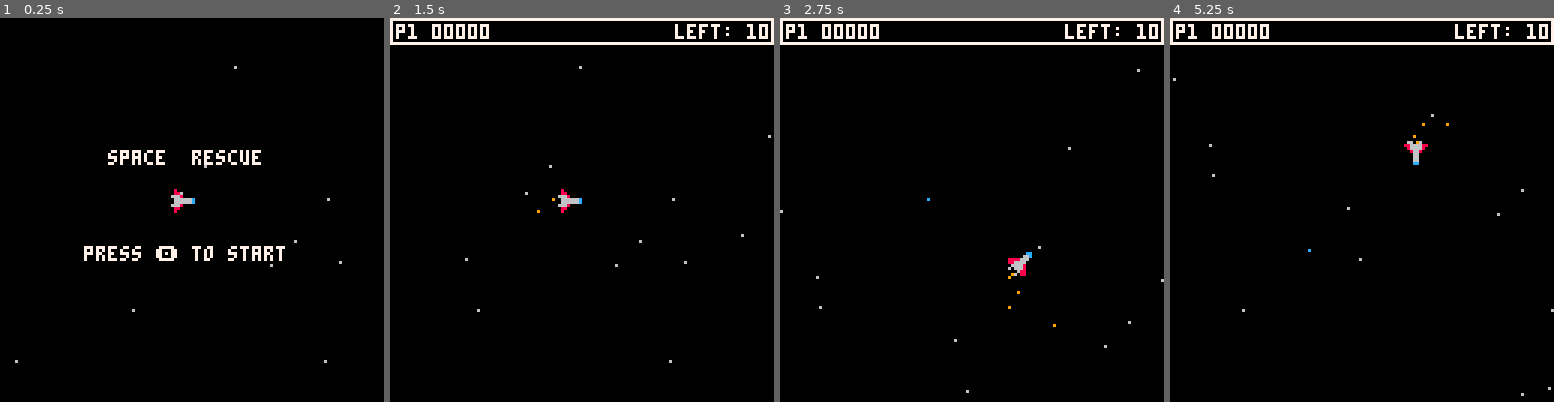
Above: before the commit, frames 1-4 (left to right).
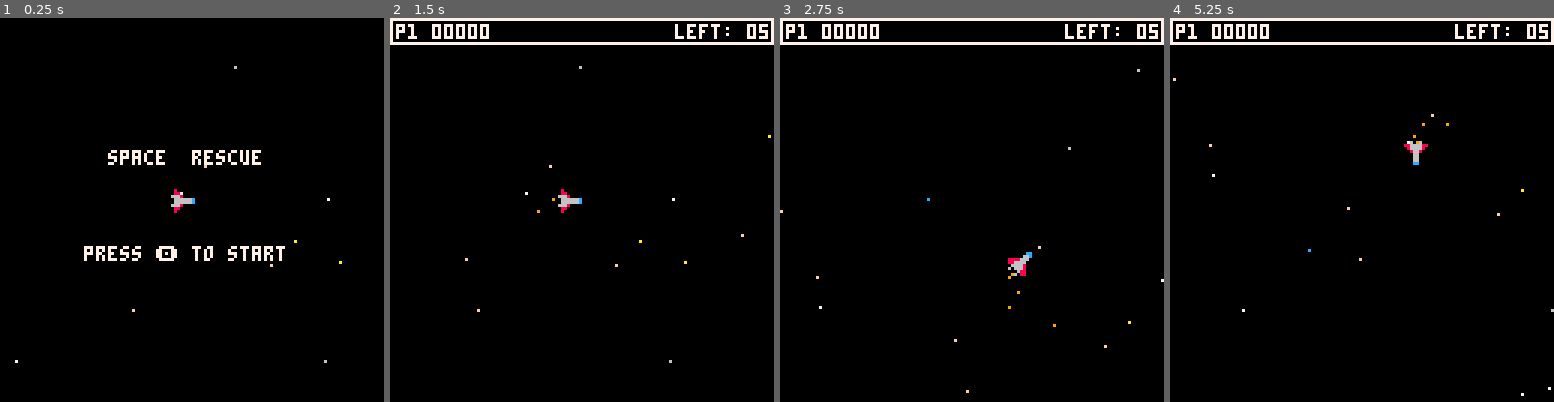
Above: after the commit, the same moments.

Repository: nsatragno/pico8-carts
Game: PICO-8 cartridge space_rescue.p8
Two runs of this game, one before a commit and one after it. Both use one fixed random seed, a clock stepped at 60 frames per second and the inputs below.
Inputs:
- Up to frame 1 (0.25 s): no input
- Up to frame 2 (1.5 s): tap O (Z key) at 0.7 s
- Up to frame 3 (2.75 s): hold Right 1.6-2.1 s; tap O (Z key) at 1.7, 2.1, 2.5 s; hold Up 2.15-2.42 s; hold Right from 2.47 s (still down)
- Up to frame 4 (5.25 s): tap O (Z key) every 0.4 s from 2.9 to 4.9 s; release Right at 3.03 s; hold Left 3.08-3.58 s; hold Down 3.63-3.97 s; hold Right 4.02-4.68 s; hold Up 4.73-5.03 s; hold Left from 5.08 s (still down)

The runs differ from the first frame. In frame 1, less than 0.1% of the frame differs, in the area x 3-90%, y 38-90%; in frame 2, 0.1%; in frame 3, 0.1%; in frame 4, 0.2%, in the area x 0-100%, y 1-99%.

Commit message:
Level system and star colour

Diff:
--- a/space_rescue.p8
+++ b/space_rescue.p8
@@ -137,7 +137,7 @@
  }
  messages = {
   "i saw an alien eat a man whole",
-  "i thought i wasn't gonna make it",
+  "i thought i wasn't making it",
   "i'm glad you came for me",
   "it's too bad they didn't live",
   "i miss my girlfriend",
@@ -171,14 +171,27 @@
  current_message_color = nil
  message_timer = 0
  for i = 1, rnd(700) + 300 do
+  local r = flr(rnd(4))
+  local color
+  if r == 0 then
+   color = 6
+  elseif r == 1 then
+   color = 7
+  elseif r == 2 then
+   color = 10
+  else
+   color = 15
+  end
   stars[i] = { x = rnd(1024),
-               y = rnd(512) }
+               y = rnd(512),
+               color = color }
  end
  score = 0
- start(1)
-end
-
-function start(difficulty)
+ level = 1
+ start()
+end
+
+function start()
  x = 500
  dx = 0
  y = 250
@@ -192,7 +205,7 @@
  shots = {}
 
  astros = {}
- for i = 1, 10 do
+ for i = 1, 2 + level * 3 do
   local c = spawn_coordinates(astros)
   astros[i] = { x = c.x,
                 y = c.y,
@@ -201,7 +214,7 @@
  end
 
  debris = {}
- for i = 1, rnd(10) + 10 do
+ for i = 1, 6 + level * 3 do
   local c = spawn_coordinates(debris)
   debris[i] = { x = c.x,
                 y = c.y,
@@ -211,7 +224,7 @@
  end
 
  octopi = {}
- for i = 1, rnd(5) + 5 do
+ for i = 1, 10 + level * 2 do
   local c = spawn_coordinates(octopi)
   octopi[i] = { x = c.x,
                 y = c.y,
@@ -221,7 +234,7 @@
  end
 
  chompers = {}
- for i = 1, rnd(5) + 5 do
+ for i = 1, (level - 1) * 2 do
   local c = spawn_coordinates(chompers)
   local a = clamp(rnd(1))
   chompers[i] = { x = c.x,
@@ -234,7 +247,7 @@
  end
 
  eyes = {}
- for i = 1, rnd(5) + 5 do
+ for i = 1, (level - 2) * 3 do
   local c = spawn_coordinates(eyes)
   local a = clamp(rnd(1))
   eyes[i] = { x = c.x,
@@ -249,6 +262,20 @@
 end
 
 function _update60()
+ -- global actions
+
+ -- play the engine sfx
+ local sf = flr(20 + (s - 0.3) * 3)
+ for i = 20, 24 do
+  local channel
+  if sf == i and state == "alive" then
+   channel = -1
+  else
+   channel = -2
+  end
+  sfx(i, channel)
+ end
+
  if message_timer > 0 then
   message_timer -= 1
   if message_timer <= 0 then
@@ -264,6 +291,7 @@
    sfx(1)
    game_over_message = game_over_messages[flr(rnd(#game_over_messages)) + 1]
   end
+  return
  end
 
  if state == "menu" then
@@ -273,12 +301,23 @@
   return
  end
 
+ if state == "next level" then
+  if btnp(🅾️) then
+   level += 1
+   start()
+   state = "alive"
+  end
+  return
+ end
+
  if state == "game over" then
   if btnp(🅾️) then
    restart()
   end
   return
  end
+
+ -- actions when game is running
 
  -- control the player
  if state == "alive" then
@@ -339,6 +378,10 @@
     current_message = messages[flr(rnd(#messages)) + 1]
     current_message_color = 12
     message_timer = 180
+    if #astros <= 0 then
+     state = "next level"
+     return
+    end
    end
   end
 
@@ -436,18 +479,6 @@
   end
  end  -- end if state == "alive"
 
- -- play the engine sfx
- local sf = flr(20 + (s - 0.3) * 3)
- for i = 20, 24 do
-  local channel
-  if sf == i and state == "alive" then
-   channel = -1
-  else
-   channel = -2
-  end
-  sfx(i, channel)
- end
-
  -- collide shots with debris
  for shot in all(shots) do
   for debri in all(debris) do
@@ -515,7 +546,7 @@
 
  -- draw the stars
  for star in all(stars) do
-  pset(star.x, star.y, 6)
+  pset(star.x, star.y, star.color)
  end
 
  -- draw the particles
@@ -524,7 +555,7 @@
  end
 
  -- draw the ship
- if state == "alive" or state == "menu" then
+ if state == "alive" or state == "menu" or state == "next level" then
   spr(a * 8 + 1, x, y)
  elseif state == "dead" then
   spr(explosion_for(time_death), x, y)
@@ -602,6 +633,10 @@
   print(center("score: "..pad(score, 5)), 0, 56, 11)
   print(center(game_over_message), 0, 64, 11)
   print(center("press 🅾️ to try again"), 0, 72, 7)
+ elseif state == "next level" then
+  print(center("level complete"), 0, 48, 8)
+  print(center("score: "..pad(score, 5)), 0, 56, 11)
+  print(center("press 🅾️ to continue"), 0, 72, 7)
  else
   rectfill(0, 0, 127, 8, 0)
   if current_message then
